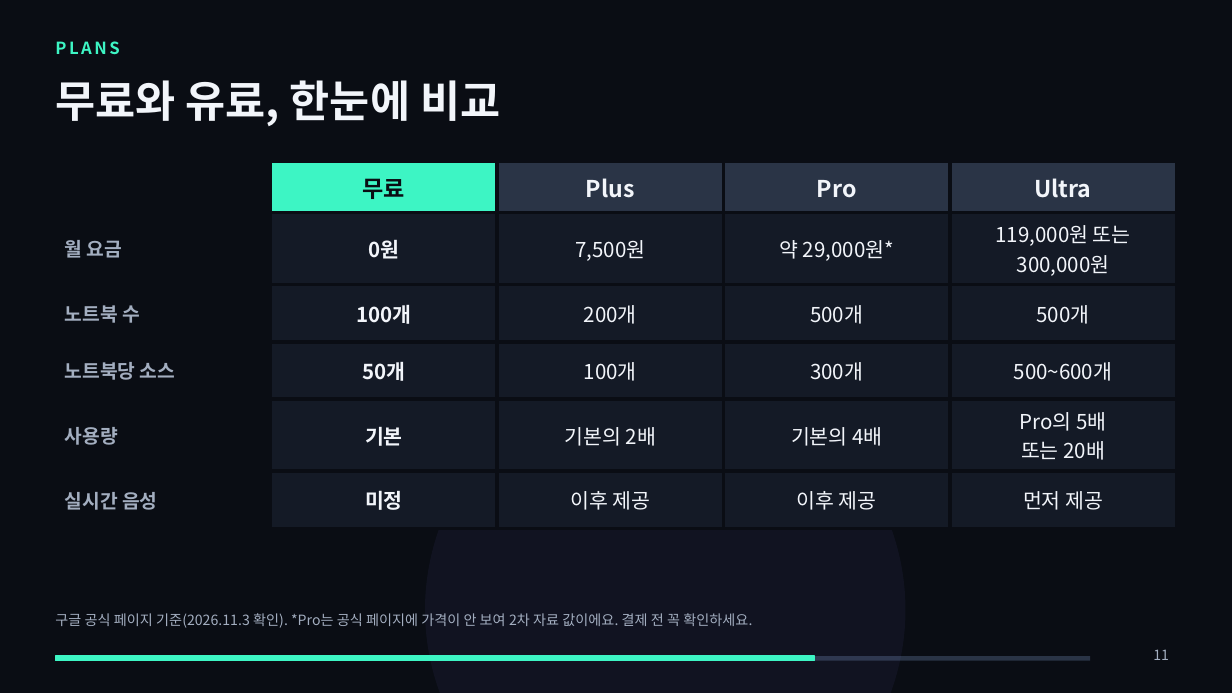
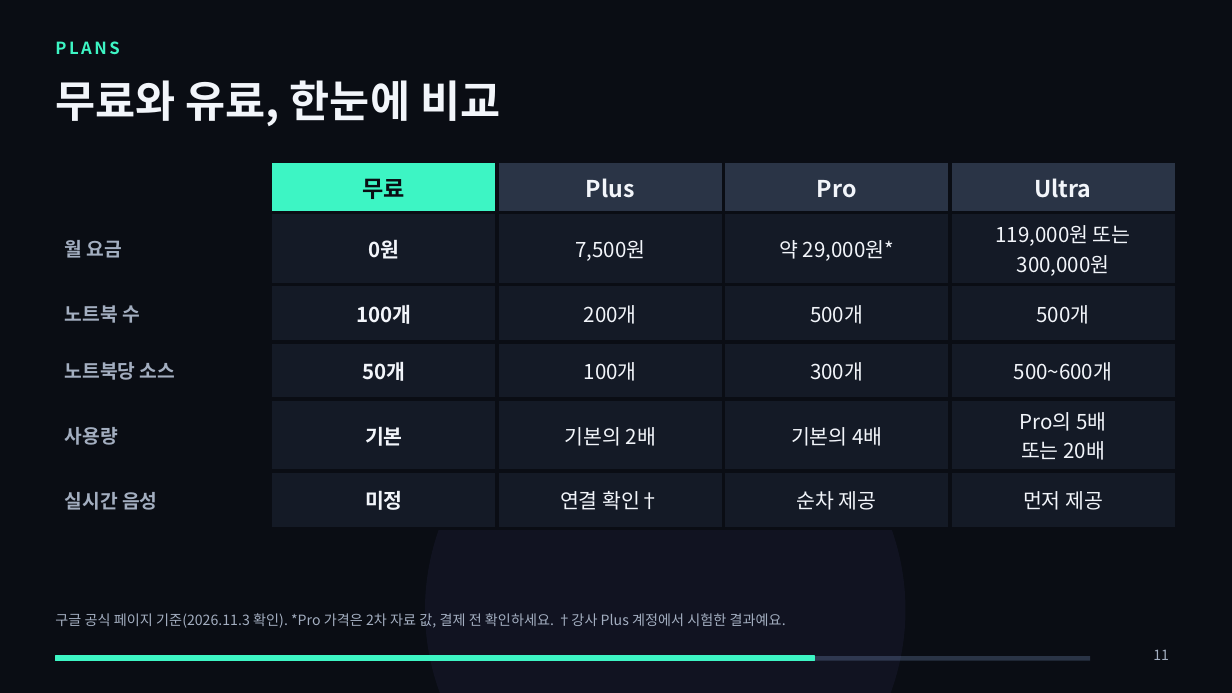
Before and after one commit to metaluca27/huhsame-script, a slide deck: slide 11 of docs/강의/제미나이노트북_모바일/제미나이노트북_모바일_강의.pptx. Drawn at 1232x693 pixels with LibreOffice and Linux fonts; fonts in the diff are those of the drawing. Boxes give left, top, right and bottom in pixels: in the first picture for what was removed or moved away, otherwise in the second. Text is boxed around its words. In the diff, an @@ line names an element or a change of style, - is before the commit and + after.

```diff
--- a/docs/강의/제미나이노트북_모바일/제미나이노트북_모바일_강의.pptx
+++ b/docs/강의/제미나이노트북_모바일/제미나이노트북_모바일_강의.pptx
@@ table at (x1=55, y1=162, x2=1177, y2=514) @@
-row 6, column 3: 이후 제공
+row 6, column 3: 연결 확인†
-row 6, column 4: 이후 제공
+row 6, column 4: 순차 제공
@@ text at (x1=55, y1=613, x2=786, y2=628): text changed @@
-구글 공식 페이지 기준(2026.11.3 확인). *Pro는 공식 페이지에 가격이 안 보여 2차 자료 값이에요. 결제 전 꼭 확인하세요.
+구글 공식 페이지 기준(2026.11.3 확인). *Pro 가격은 2차 자료 값, 결제 전 확인하세요. †강사 Plus 계정에서 시험한 결과예요.
```
Also in this commit, not shown: 2 other slides changed, 3 other files.
